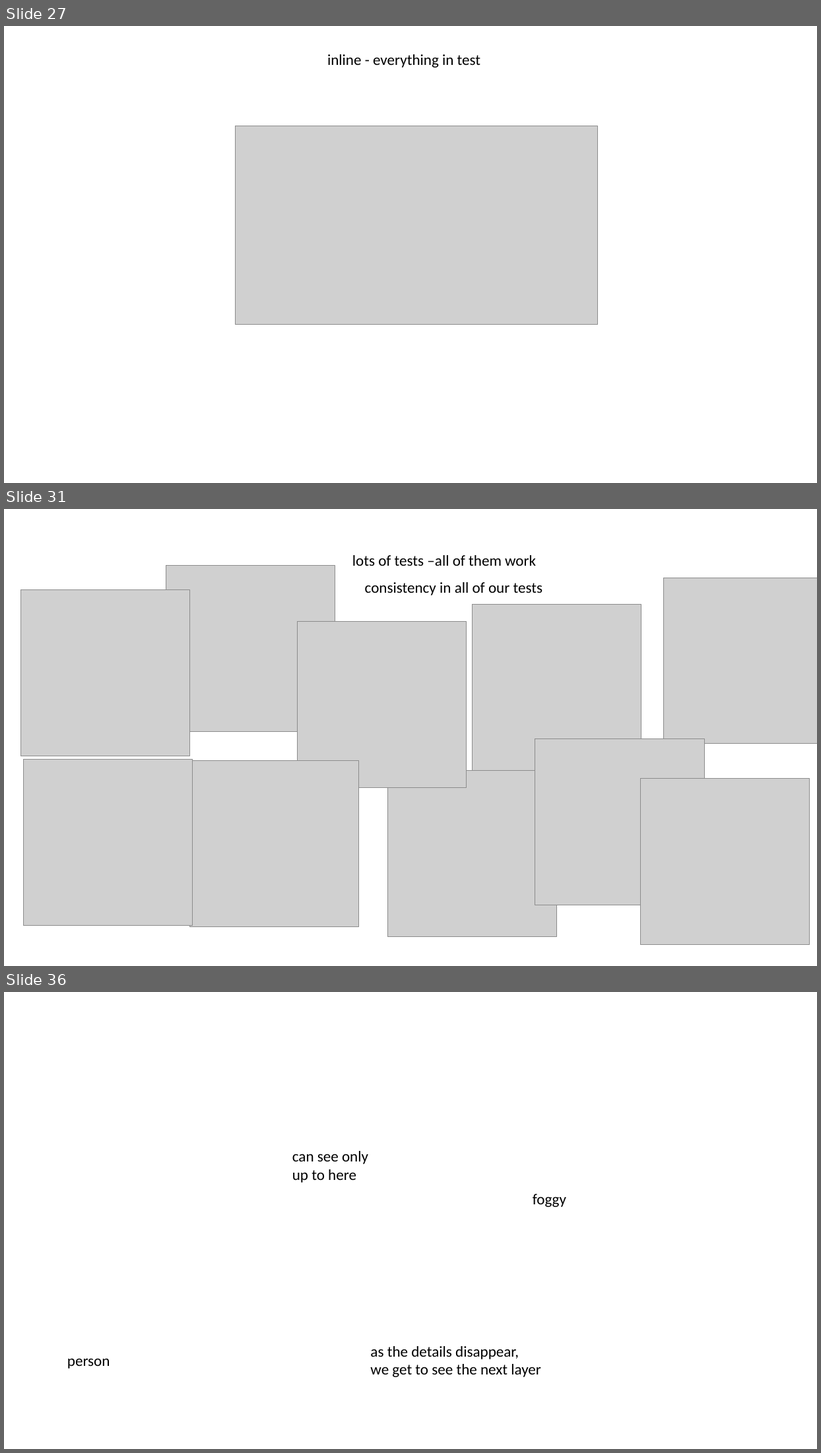
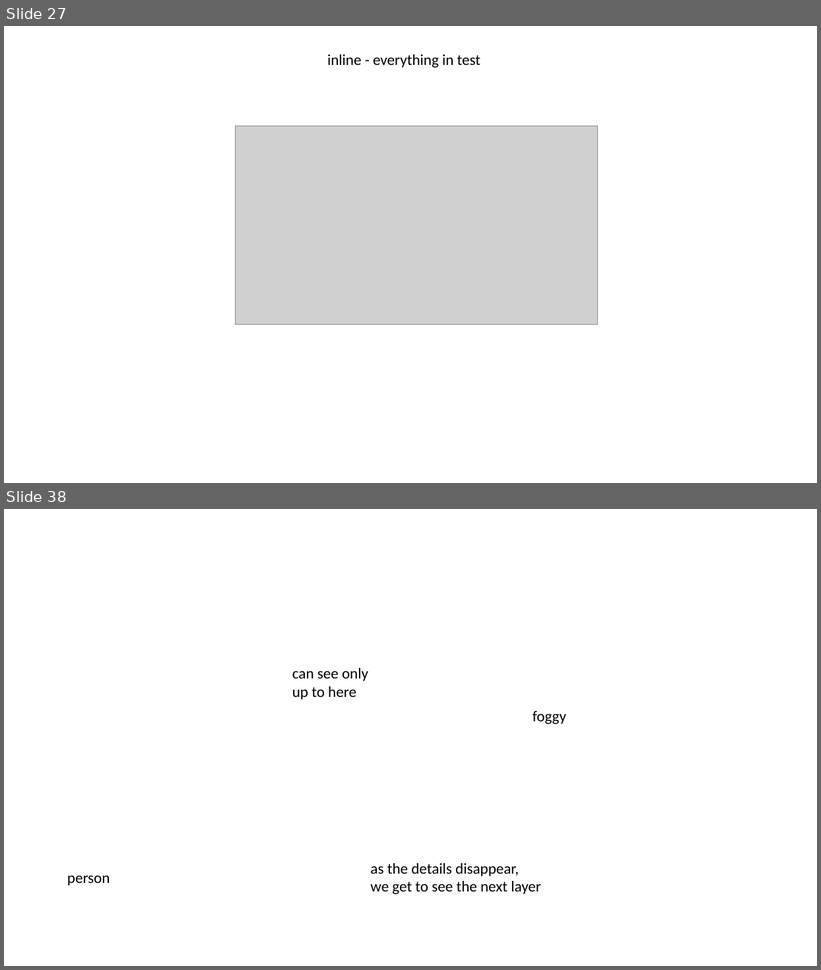
Before and after one commit to LearnWithLlew/TestingBetterWithApprovals.Slides, a slide deck: slides/Testing Better with Approvals.pptx. Shown one above the other, each under a label of ours: slides 27, 31 and 36 before the commit, slides 27 and 38 after it; the slides between them are not shown. The pictures are 821x1453 and 821x970 pixels, drawn with LibreOffice and Linux fonts; fonts in the diff are those of the drawing; grey boxes stand for pictures. Boxes give left, top, right and bottom in pixels: in the first picture for what was removed or moved away, otherwise in the second. Text is boxed around its words. In the diff, an @@ line names an element or a change of style, - is before the commit and + after.

```diff
--- a/slides/Testing Better with Approvals.pptx
+++ b/slides/Testing Better with Approvals.pptx
@@ slide 31 removed at bbox=[4, 509, 817, 966], background #FFFFFF @@
@@ picture removed at bbox=[166, 565, 335, 731] @@
@@ text removed at bbox=[352, 555, 536, 566] @@
-lots of tests –all of them work
@@ text removed at bbox=[365, 582, 543, 595] @@
-consistency in all of our tests
@@ picture removed at bbox=[663, 578, 817, 745] @@
@@ picture removed at bbox=[20, 590, 189, 757] @@
@@ picture removed at bbox=[472, 604, 641, 770] @@
@@ picture removed at bbox=[298, 622, 467, 788] @@
@@ picture removed at bbox=[535, 739, 704, 906] @@
@@ picture removed at bbox=[24, 759, 193, 925] @@
@@ picture removed at bbox=[190, 761, 359, 927] @@
@@ picture removed at bbox=[387, 770, 556, 937] @@
@@ picture removed at bbox=[641, 779, 810, 945] @@
@@ what was slide 36 is now slide 38 @@
```
Also in this commit, not shown: 3 slides changed, 11 slides added, 8 other slides removed.
